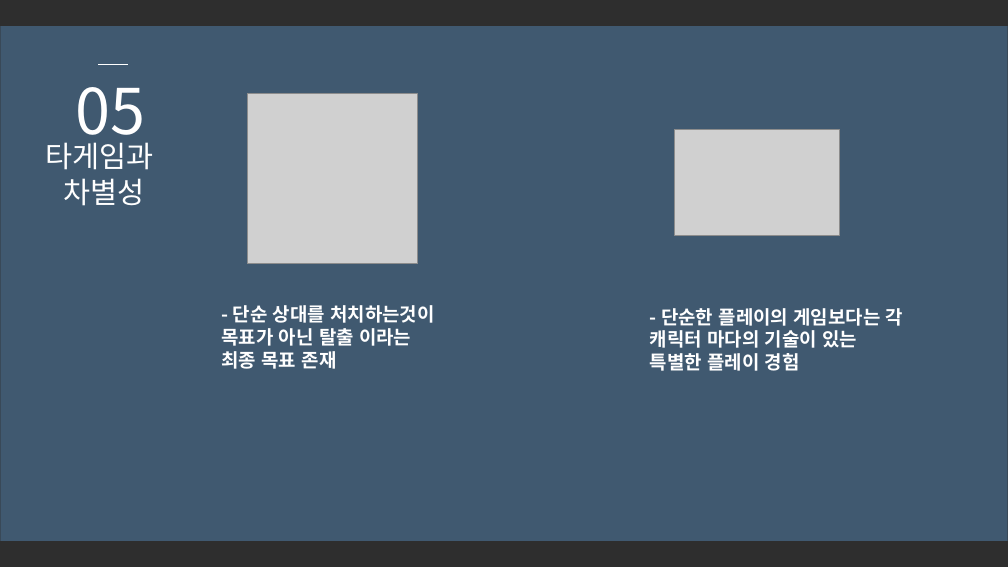
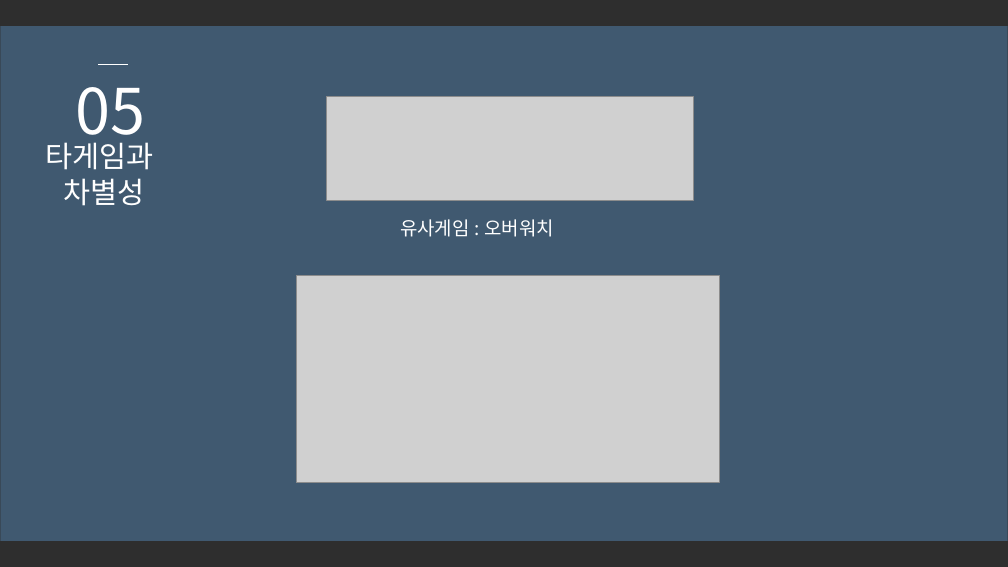
Before and after one commit to SuperTaeJun/GraduationWork, a slide deck: slide 14 of 졸업작품 제안서/졸업작품 제안서ver3.pptx. Drawn at 1008x567 pixels with LibreOffice and Linux fonts; fonts in the diff are those of the drawing; grey boxes stand for pictures; background and template pictures are left out; a plain dark background stands for a picture behind light text. Boxes give left, top, right and bottom in pixels: in the first picture for what was removed or moved away, otherwise in the second. Text is boxed around its words. In the diff, an @@ line names an element or a change of style, - is before the commit and + after.

```diff
--- a/졸업작품 제안서/졸업작품 제안서ver3.pptx
+++ b/졸업작품 제안서/졸업작품 제안서ver3.pptx
@@ picture removed at bbox=[247, 94, 417, 264] @@
@@ picture added at bbox=[327, 97, 694, 200] @@
@@ picture removed at bbox=[675, 129, 840, 235] @@
@@ text added at bbox=[400, 219, 554, 237], 18 pt, text #FFFFFF @@
+유사게임 : 오버워치
@@ picture added at bbox=[296, 275, 719, 482] @@
@@ text removed at bbox=[221, 305, 434, 369] @@
-- 단순 상대를 처치하는것이 목표가 아닌 탈출 이라는 최종 목표 존재
@@ text removed at bbox=[650, 308, 903, 371] @@
-- 단순한 플레이의 게임보다는 각 캐릭터 마다의 기술이 있는 특별한 플레이 경험
```
Also in this commit, not shown: 5 other slides changed.
